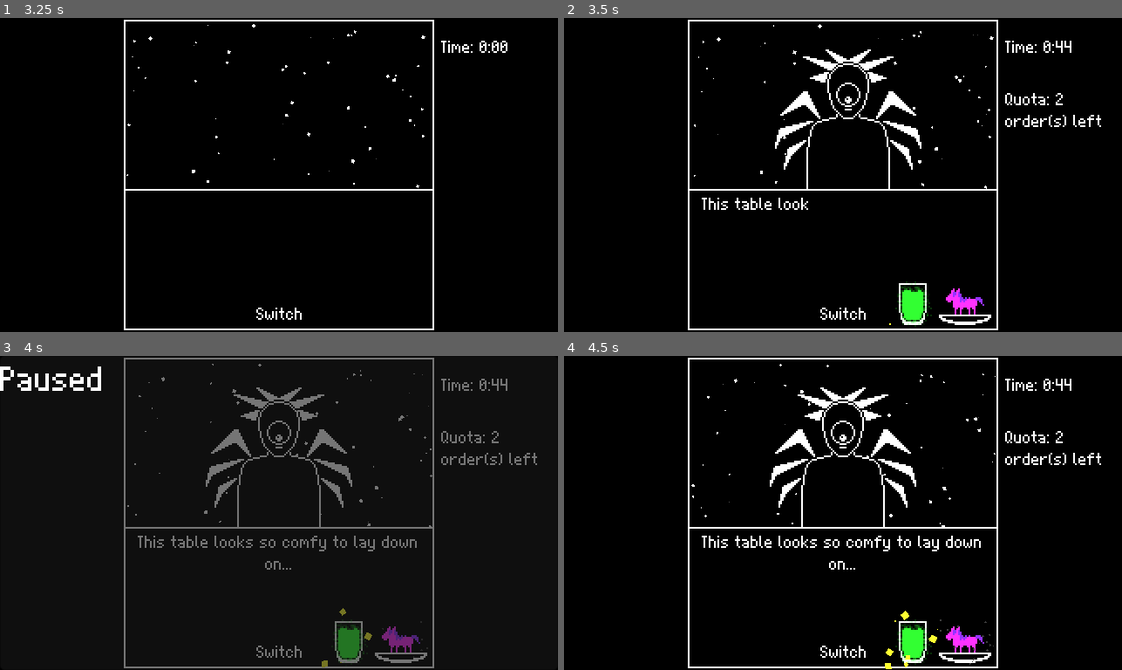
Above: before the commit, frames 1-4 (two rows, left to right).
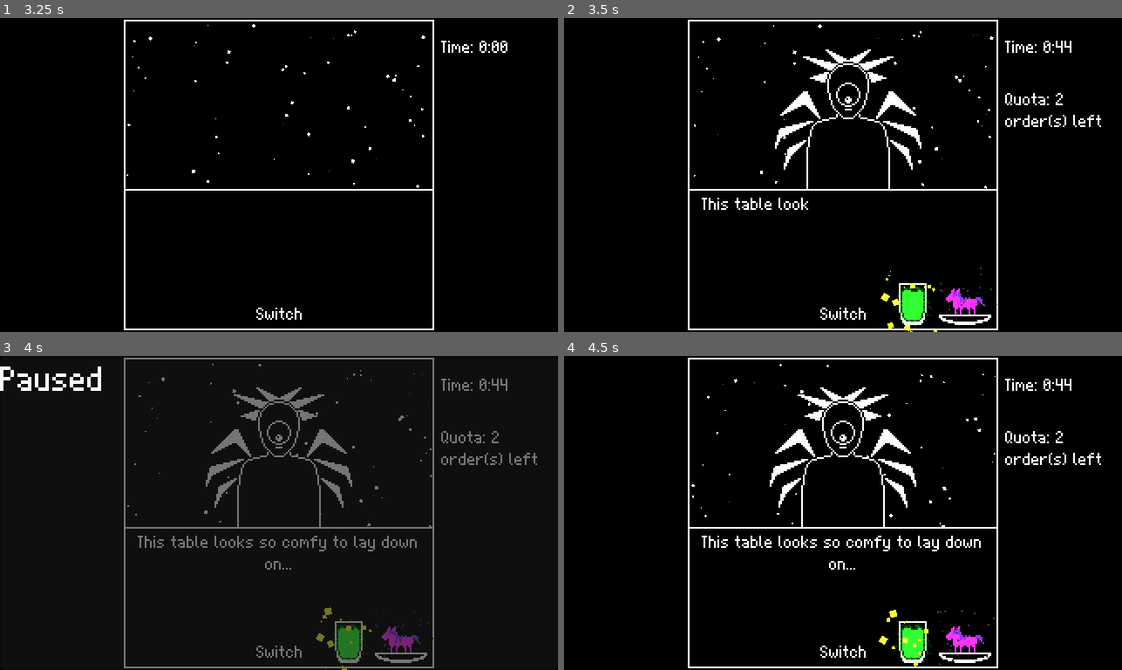
Above: after the commit, the same moments.

Repository: Banalian/BitBiscuit-GMTK2024
Game: Godot game, scene res://Scenes/main_menu.tscn
The game is run twice, just before and just after one commit, with the same random seed, the same clock (stepped at 60 frames per second) and the same inputs.
Inputs (mouse positions are in pixels of both pictures, inside the frame that each line leads up to):
- Up to frame 1 (3.25 s): click "Play" at 0.5 s; click "Play" at 1.25 s; tap Enter at 2 s; move the mouse to (401, 159) at 2.02 s; tap P at 2.1, 2.85 s; click (401, 159) at 2.17 s; tap Space at 2.27, 3.02 s; move the mouse to (167, 190) at 2.77 s; click (167, 190) at 2.92 s
- Up to frame 2 (3.5 s): no input
- Up to frame 3 (4 s): move the mouse to (334, 443) at 3.52 s; tap P at 3.6 s; click (334, 443) at 3.67 s
- Up to frame 4 (4.5 s): move the mouse to (815, 575) at 4.27 s; tap P at 4.35 s; click (815, 575) at 4.42 s

Frame 1 is identical in both runs. In frame 2, 0.2% of the frame differs, in the area x 56-78%, y 79-100%; in frame 3, 0.2%; in frame 4, 0.3%, in the area x 56-78%, y 80-100%.

Commit message:
Make particles pre-process to appear instantly

Diff:
--- a/Assets/Textures/Ingredients/Additionals/ants.tscn
+++ b/Assets/Textures/Ingredients/Additionals/ants.tscn
@@ -7,6 +7,7 @@
 [node name="Ants" type="CPUParticles2D"]
 amount = 32
 lifetime = 2.0
+preprocess = 2.0
 randomness = 1.0
 emission_shape = 3
 emission_rect_extents = Vector2(16, 16)
--- a/Assets/Textures/Ingredients/Additionals/desert.tscn
+++ b/Assets/Textures/Ingredients/Additionals/desert.tscn
@@ -7,6 +7,7 @@
 [node name="Desert" type="CPUParticles2D"]
 amount = 16
 lifetime = 2.0
+preprocess = 2.0
 randomness = 1.0
 emission_shape = 3
 emission_rect_extents = Vector2(16, 16)
